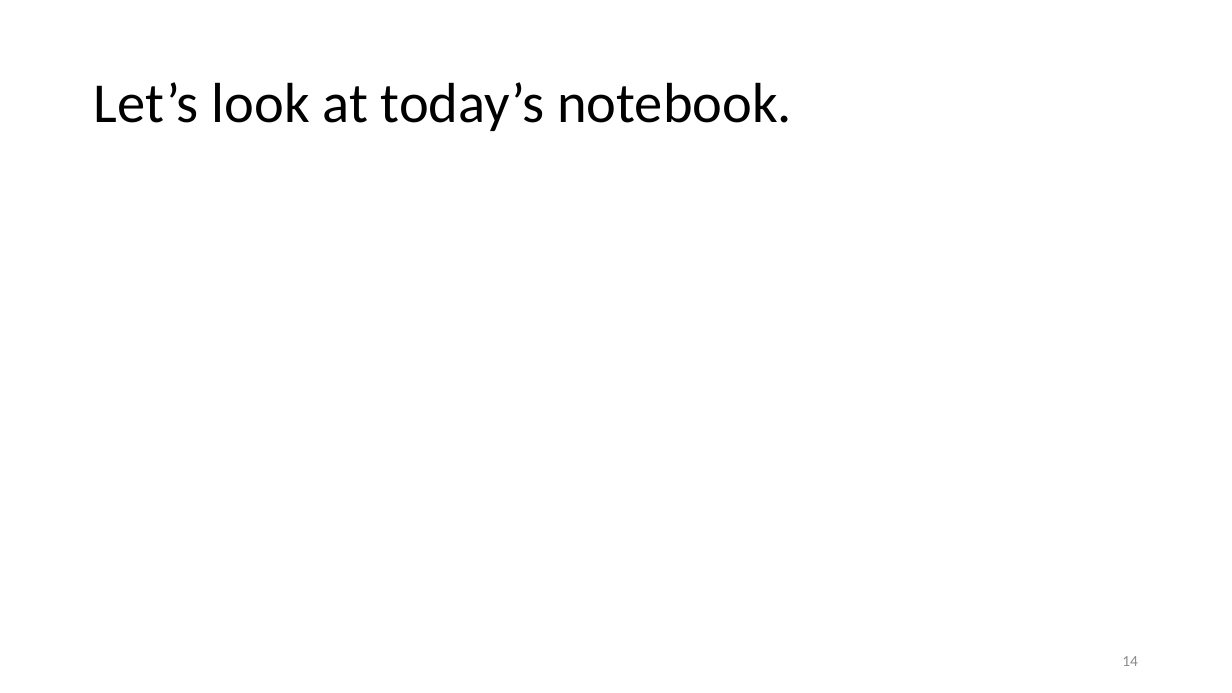
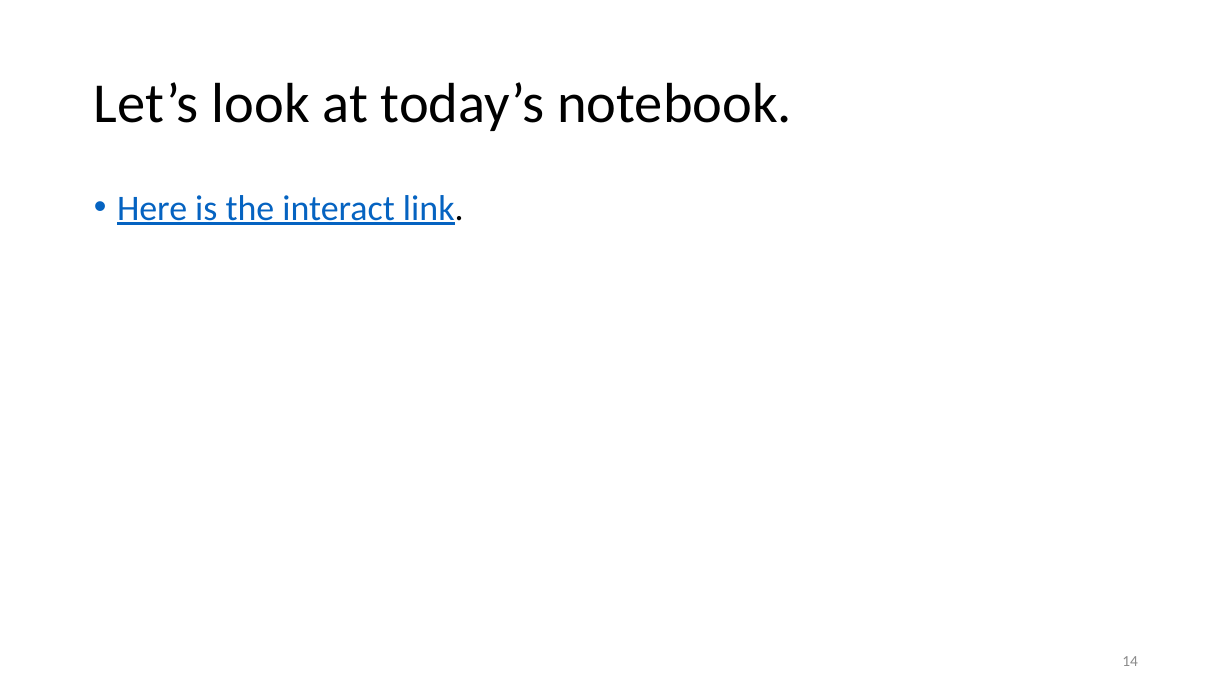
Before and after one commit to joshasuncion/ER-190C, a slide deck: slide 14 of lecture/Lecture 18 October 23/18 resampling.pptx. Drawn at 1232x693 pixels with LibreOffice and Linux fonts; fonts in the diff are those of the drawing. Boxes give left, top, right and bottom in pixels: in the first picture for what was removed or moved away, otherwise in the second. Text is boxed around its words. In the diff, an @@ line names an element or a change of style, - is before the commit and + after.

Commit message:
lecture 18 update

```diff
--- a/lecture/Lecture 18 October 23/18 resampling.pptx
+++ b/lecture/Lecture 18 October 23/18 resampling.pptx
@@ text added at <box>117,195,464,225</box>, 28 pt, text #0563C1, underline @@
+• Here is the interact link.
```
Also in this commit, not shown: 5 slides removed, 2 other files.
